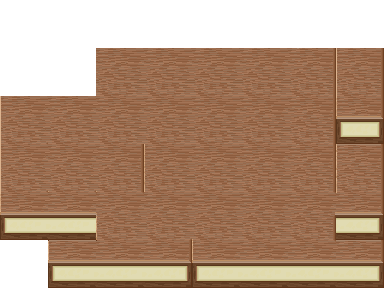
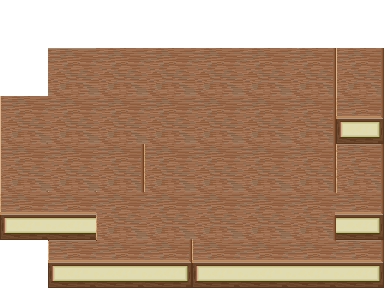
Layer changes from the first w=384, h=288 image to the second:
pixels changed over [48, 48, 96, 96] (layer not identified)
